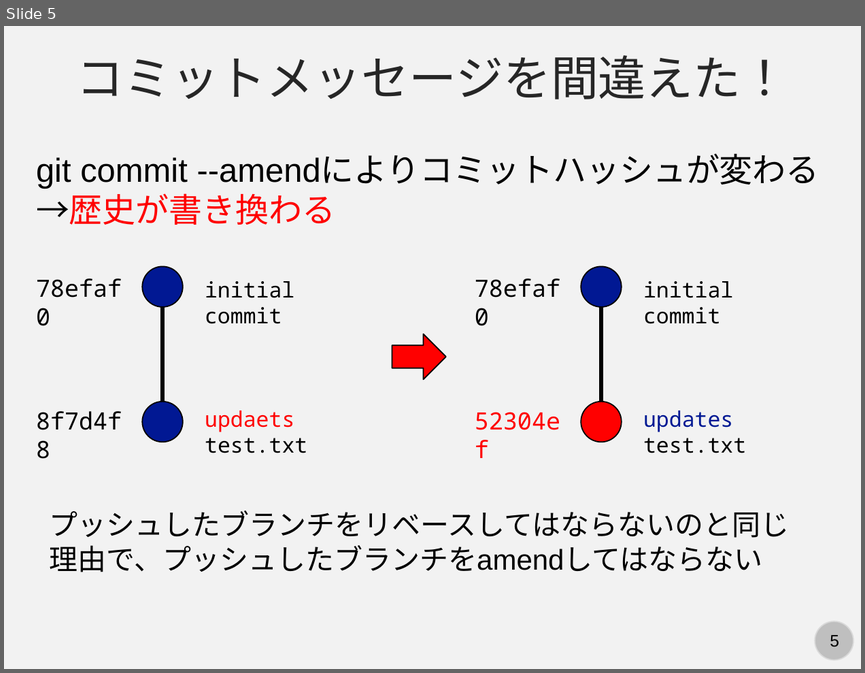
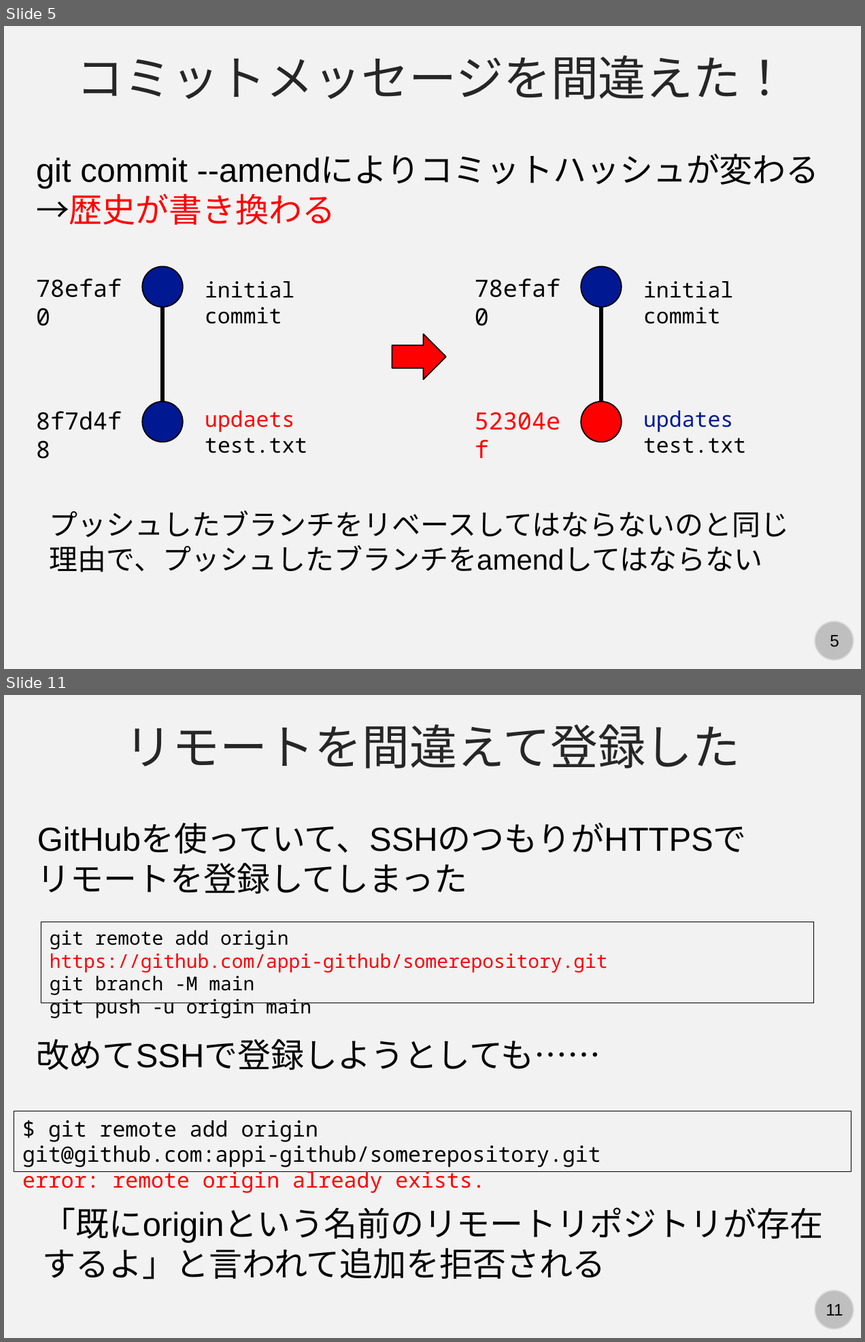
Before and after one commit to kaityo256/github, a slide deck: advanced/fig/slide.pptx. Shown one above the other, each under a label of ours: slide 5 before the commit, slides 5 and 11 after it; the slides between them are not shown. The pictures are 865x673 and 865x1342 pixels, drawn with LibreOffice and Linux fonts; fonts in the diff are those of the drawing. Boxes give left, top, right and bottom in pixels: in the first picture for what was removed or moved away, otherwise in the second. Text is boxed around its words. In the diff, an @@ line names an element or a change of style, - is before the commit and + after.

```diff
--- a/advanced/fig/slide.pptx
+++ b/advanced/fig/slide.pptx
@@ slide 11 added at (4, 695, 861, 1338), background #F2F2F2; not listed: 2 template elements that a slide beside it also shows @@
@@ text added at (124, 724, 740, 768), 40 pt, text #262626 @@
+リモートを間違えて登録した
@@ text added at (37, 825, 747, 853), 28 pt, text #000000 @@
+GitHubを使っていて、SSHのつもりがHTTPSでリモートを登録してしまった
@@ rectangle added at (41, 922, 814, 1002), outline #000000 0.75 pt, 16 pt, text #000000 @@
+git remote add origin https://github.com/appi-github/somerepository.git
+git branch -M main
+git push -u origin main
@@ text added at (36, 1038, 601, 1070), 28 pt, text #000000 @@
+改めてSSHで登録しようとしても……
@@ rectangle added at (14, 1110, 851, 1172), outline #000000 0.75 pt, 18 pt, text #000000 @@
+$ git remote add origin git@github.com:appi-github/somerepository.git
+error: remote origin already exists.
@@ text added at (43, 1207, 823, 1279), 28 pt, text #000000 @@
+「既にoriginという名前のリモートリポジトリが存在するよ」と言われて追加を拒否される
```
Also in this commit, not shown: 2 slides changed, 29 other slides added, 1 other file.
